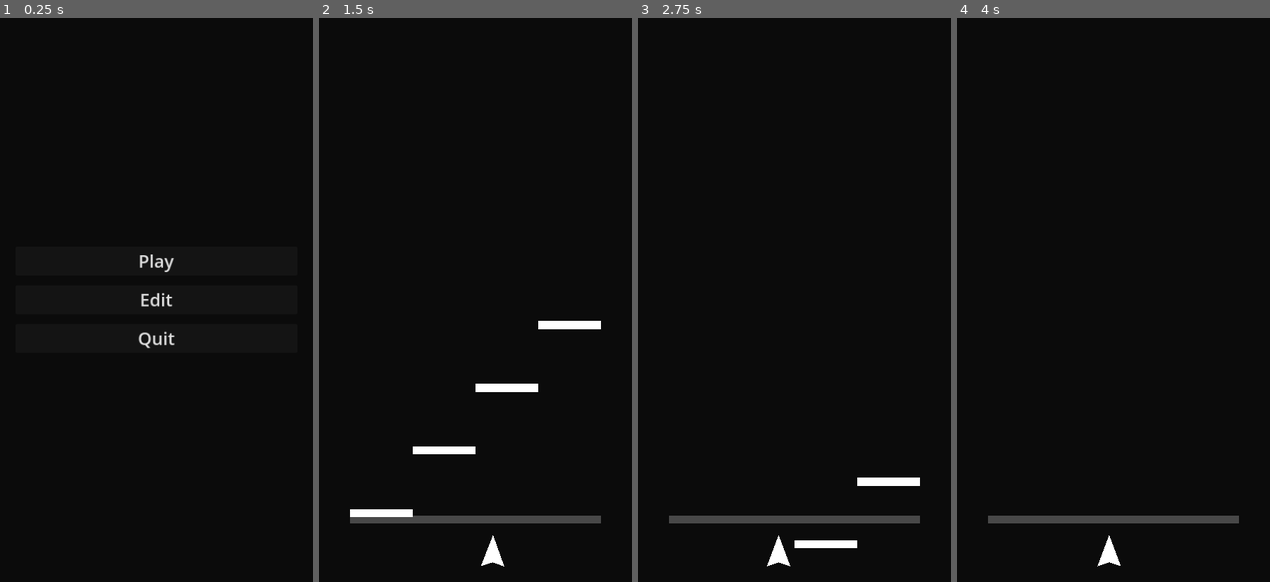
Above: before the commit, frames 1-4 (left to right).
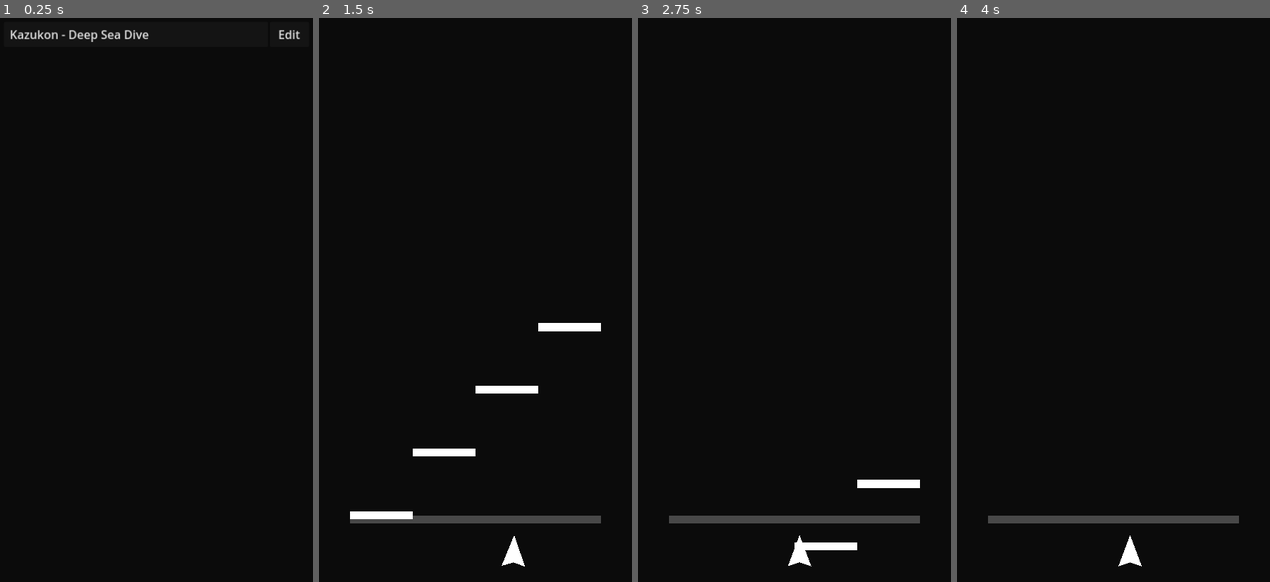
Above: after the commit, the same moments.

Repository: itsMapleLeaf/beat-breaker
Game: Godot game, scene res://song_select.tscn
The game is run twice, just before and just after one commit, with the same random seed, the same clock (stepped at 60 frames per second) and the same inputs. Before the commit the project starts from res://title.tscn.
Inputs (mouse positions are in pixels of both pictures, inside the frame that each line leads up to):
- Up to frame 1 (0.25 s): no input
- Up to frame 2 (1.5 s): click "Play" (after the commit: "Kazukon - Deep Sea Dive") at 0.5 s; tap Enter at 1.25 s; move the mouse to (491, 300) at 1.27 s
- Up to frame 3 (2.75 s): move the mouse to (778, 300) at 2.02 s
- Up to frame 4 (4 s): move the mouse to (1122, 288) at 2.77 s; move the mouse to (1110, 311) at 3.52 s

The runs differ from the first frame. In frame 1, 0.9% of the frame differs, in the area x 3-96%, y 2-59%; in frame 2, 0.9%, in the area x 9-91%, y 53-98%; in frame 3, 0.6%; in frame 4, 0.4%.

Commit message:
super basic song select

Diff:
--- a/pause_overlay.gd
+++ b/pause_overlay.gd
@@ -12,7 +12,7 @@
 
 func _on_return_to_title_button_down() -> void:
 	get_tree().paused = false
-	get_tree().change_scene_to_file("res://title.tscn")
+	get_tree().change_scene_to_file("res://song_select.tscn")
 
 
 func _resume() -> void:
--- a/project.godot
+++ b/project.godot
@@ -11,7 +11,7 @@
 [application]
 
 config/name="beat breaker"
-run/main_scene="res://title.tscn"
+run/main_scene="res://song_select.tscn"
 config/features=PackedStringArray("4.3", "Mobile")
 config/icon="res://icon.svg"
 
@@ -20,6 +20,7 @@
 window/size/viewport_width=640
 window/size/viewport_height=1152
 window/stretch/mode="canvas_items"
+window/stretch/aspect="keep_height"
 
 [input]
 
--- /dev/null
+++ b/song_list_item.gd
@@ -0,0 +1,37 @@
+class_name SongListItem
+extends HBoxContainer
+
+@onready var play_button: Button = %PlayButton
+@onready var edit_button: Button = %EditButton
+
+signal play
+signal edit
+
+@export var title := "Title":
+	set(value):
+		title = value
+		if not is_node_ready(): await ready
+		_update_play_button_text()
+
+
+@export var artist := "Artist":
+	set(value):
+		artist = value
+		if not is_node_ready(): await ready
+		_update_play_button_text()
+
+
+func _ready() -> void:
+	_update_play_button_text()
+
+
+func _update_play_button_text() -> void:
+	play_button.text = "%s - %s" % [artist, title]
+
+
+func _on_play_button_down() -> void:
+	play.emit()
+
+
+func _on_edit_button_down() -> void:
+	edit.emit()
--- /dev/null
+++ b/song_list_item.tres
@@ -0,0 +1,42 @@
+[gd_resource type="Theme" load_steps=4 format=3 uid="uid://cb3yrdhpxly8j"]
+
+[sub_resource type="StyleBoxFlat" id="StyleBoxFlat_ut361"]
+content_margin_left = 12.0
+content_margin_top = 8.0
+content_margin_right = 12.0
+content_margin_bottom = 8.0
+bg_color = Color(0.225, 0.225, 0.225, 0.6)
+corner_radius_top_left = 3
+corner_radius_top_right = 3
+corner_radius_bottom_right = 3
+corner_radius_bottom_left = 3
+corner_detail = 5
+
+[sub_resource type="StyleBoxFlat" id="StyleBoxFlat_x4dwp"]
+content_margin_left = 12.0
+content_margin_top = 8.0
+content_margin_right = 12.0
+content_margin_bottom = 8.0
+bg_color = Color(0.1, 0.1, 0.1, 0.6)
+corner_radius_top_left = 3
+corner_radius_top_right = 3
+corner_radius_bottom_right = 3
+corner_radius_bottom_left = 3
+corner_detail = 5
+
+[sub_resource type="StyleBoxFlat" id="StyleBoxFlat_fn8ml"]
+content_margin_left = 12.0
+content_margin_top = 8.0
+content_margin_right = 12.0
+content_margin_bottom = 8.0
+bg_color = Color(0, 0, 0, 0.6)
+corner_radius_top_left = 3
+corner_radius_top_right = 3
+corner_radius_bottom_right = 3
+corner_radius_bottom_left = 3
+corner_detail = 5
+
+[resource]
+Button/styles/hover = SubResource("StyleBoxFlat_ut361")
+Button/styles/normal = SubResource("StyleBoxFlat_x4dwp")
+Button/styles/pressed = SubResource("StyleBoxFlat_fn8ml")
--- /dev/null
+++ b/song_list_item.tscn
@@ -0,0 +1,34 @@
+[gd_scene load_steps=3 format=3 uid="uid://js8smcdtjw7x"]
+
+[ext_resource type="Theme" uid="uid://cb3yrdhpxly8j" path="res://song_list_item.tres" id="1_uaqbn"]
+[ext_resource type="Script" path="res://song_list_item.gd" id="1_wlvms"]
+
+[node name="SongListItem" type="HBoxContainer"]
+anchors_preset = 10
+anchor_right = 1.0
+offset_bottom = 42.0
+grow_horizontal = 2
+size_flags_horizontal = 3
+theme = ExtResource("1_uaqbn")
+script = ExtResource("1_wlvms")
+
+[node name="PlayButton" type="Button" parent="."]
+unique_name_in_owner = true
+layout_mode = 2
+size_flags_horizontal = 3
+theme = ExtResource("1_uaqbn")
+theme_override_font_sizes/font_size = 24
+text = "Artist - Title"
+alignment = 0
+text_overrun_behavior = 3
+
+[node name="EditButton" type="Button" parent="."]
+unique_name_in_owner = true
+custom_minimum_size = Vector2(80, 0)
+layout_mode = 2
+theme = ExtResource("1_uaqbn")
+theme_override_font_sizes/font_size = 24
+text = "Edit"
+
+[connection signal="button_down" from="PlayButton" to="." method="_on_play_button_down"]
+[connection signal="button_down" from="EditButton" to="." method="_on_edit_button_down"]
--- /dev/null
+++ b/song_select.gd
@@ -0,0 +1,51 @@
+extends Control
+
+const SONGS_FOLDER = "res://songs"
+
+@onready var song_list: VBoxContainer = %SongList
+
+
+func _ready() -> void:
+	for song_folder_name in DirAccess.get_directories_at(SONGS_FOLDER):
+		var song_file := FileAccess.open(_get_song_file_path(song_folder_name), FileAccess.READ)
+		var song_data := JSON.parse_string(song_file.get_as_text()) as Dictionary
+		song_file.close()
+
+		if song_data == null:
+			printerr('Failed to parse "%s"')
+			continue
+
+		var title := str(song_data.get("title", "unknown title"))
+		var artist := str(song_data.get("artist", "unknown artist"))
+
+		var item := preload("res://song_list_item.tscn").instantiate()
+		item.title = str(song_data.get("title", "unknown title"))
+		item.artist = str(song_data.get("artist", "unknown artist"))
+		item.play.connect(_play_song)
+		item.edit.connect(_edit_song)
+		song_list.add_child(item)
+
+
+func _get_song_file_path(song_folder_name: String) -> String:
+	return "res://songs/%s/song.json" % song_folder_name
+
+
+func _unhandled_input(event: InputEvent) -> void:
+	if event.is_action_pressed("ui_cancel"):
+		get_tree().quit()
+
+func _play_song() -> void:
+	var scene := preload("res://gameplay.tscn").instantiate()
+	# configure shit
+	var current = get_tree().current_scene
+	get_tree().root.add_child(scene)
+	get_tree().current_scene = scene
+	current.queue_free()
+
+func _edit_song() -> void:
+	var scene := preload("res://editor.tscn").instantiate()
+	# configure shit
+	var current = get_tree().current_scene
+	get_tree().root.add_child(scene)
+	get_tree().current_scene = scene
+	current.queue_free()
--- /dev/null
+++ b/song_select.tscn
@@ -0,0 +1,35 @@
+[gd_scene load_steps=2 format=3 uid="uid://cvdxoynggw6qq"]
+
+[ext_resource type="Script" path="res://song_select.gd" id="1_vnirr"]
+
+[node name="SongSelect" type="Control"]
+layout_mode = 3
+anchors_preset = 15
+anchor_right = 1.0
+anchor_bottom = 1.0
+grow_horizontal = 2
+grow_vertical = 2
+script = ExtResource("1_vnirr")
+
+[node name="ScrollContainer" type="ScrollContainer" parent="."]
+layout_mode = 1
+anchors_preset = 15
+anchor_right = 1.0
+anchor_bottom = 1.0
+grow_horizontal = 2
+grow_vertical = 2
+
+[node name="MarginContainer" type="MarginContainer" parent="ScrollContainer"]
+layout_mode = 2
+size_flags_horizontal = 3
+theme_override_constants/margin_left = 8
+theme_override_constants/margin_top = 8
+theme_override_constants/margin_right = 8
+theme_override_constants/margin_bottom = 8
+
+[node name="SongList" type="VBoxContainer" parent="ScrollContainer/MarginContainer"]
+unique_name_in_owner = true
+layout_mode = 2
+size_flags_horizontal = 3
+size_flags_vertical = 3
+theme_override_constants/separation = 4
--- /dev/null
+++ b/songs/Deep Sea Dive/song.json
@@ -0,0 +1,16 @@
+{
+	"title": "Deep Sea Dive",
+	"artist": "Kazukon",
+	"audio": "deep sea dive.ogg",
+	"charts": [
+		{
+			"difficulty": "Easy",
+			"notes": [
+				{"time": 0, "scale":4, "placement":0, "width":1},
+				{"time": 1, "scale":4, "placement":1, "width":1},
+				{"time": 2, "scale":4, "placement":2, "width":1},
+				{"time": 3, "scale":4, "placement":3, "width":1},
+			]
+		}
+	]
+}
--- a/title.gd
+++ /dev/null
@@ -1,22 +0,0 @@
-extends Control
-
-@onready var play_button: Button = %PlayButton
-@onready var edit_button: Button = %EditButton
-@onready var quit_button: Button = %QuitButton
-
-
-func _input(event: InputEvent) -> void:
-	if event.is_action_pressed("ui_cancel"):
-		get_tree().quit()
-
-
-func _on_play_button_down() -> void:
-	get_tree().change_scene_to_file("res://gameplay.tscn")
-
-
-func _on_edit_button_down() -> void:
-	get_tree().change_scene_to_file("res://editor.tscn")
-
-
-func _on_quit_button_down() -> void:
-	get_tree().quit()
--- a/title.tscn
+++ /dev/null
@@ -1,51 +0,0 @@
-[gd_scene load_steps=3 format=3 uid="uid://cvt785qoocb7p"]
-
-[ext_resource type="Theme" uid="uid://c2jpugora5i0n" path="res://theme.tres" id="1_1042o"]
-[ext_resource type="Script" path="res://title.gd" id="1_k53si"]
-
-[node name="Title" type="Control"]
-layout_mode = 3
-anchors_preset = 15
-anchor_right = 1.0
-anchor_bottom = 1.0
-grow_horizontal = 2
-grow_vertical = 2
-script = ExtResource("1_k53si")
-
-[node name="MarginContainer" type="MarginContainer" parent="."]
-layout_mode = 1
-anchors_preset = 15
-anchor_right = 1.0
-anchor_bottom = 1.0
-grow_horizontal = 2
-grow_vertical = 2
-theme = ExtResource("1_1042o")
-theme_override_constants/margin_left = 32
-theme_override_constants/margin_right = 32
-
-[node name="VBoxContainer" type="VBoxContainer" parent="MarginContainer"]
-layout_mode = 2
-theme_override_constants/separation = 20
-alignment = 1
-
-[node name="Play" type="Button" parent="MarginContainer/VBoxContainer"]
-unique_name_in_owner = true
-layout_mode = 2
-theme = ExtResource("1_1042o")
-text = "Play"
-
-[node name="Edit" type="Button" parent="MarginContainer/VBoxContainer"]
-unique_name_in_owner = true
-layout_mode = 2
-theme = ExtResource("1_1042o")
-text = "Edit"
-
-[node name="Quit" type="Button" parent="MarginContainer/VBoxContainer"]
-unique_name_in_owner = true
-layout_mode = 2
-theme = ExtResource("1_1042o")
-text = "Quit"
-
-[connection signal="button_down" from="MarginContainer/VBoxContainer/Play" to="." method="_on_play_button_down"]
-[connection signal="button_down" from="MarginContainer/VBoxContainer/Edit" to="." method="_on_edit_button_down"]
-[connection signal="button_down" from="MarginContainer/VBoxContainer/Quit" to="." method="_on_quit_button_down"]
Not shown, added: songs/Deep Sea Dive/deep sea dive.ogg.import
Not shown, added: songs/Deep Sea Dive/deep sea dive.ogg
